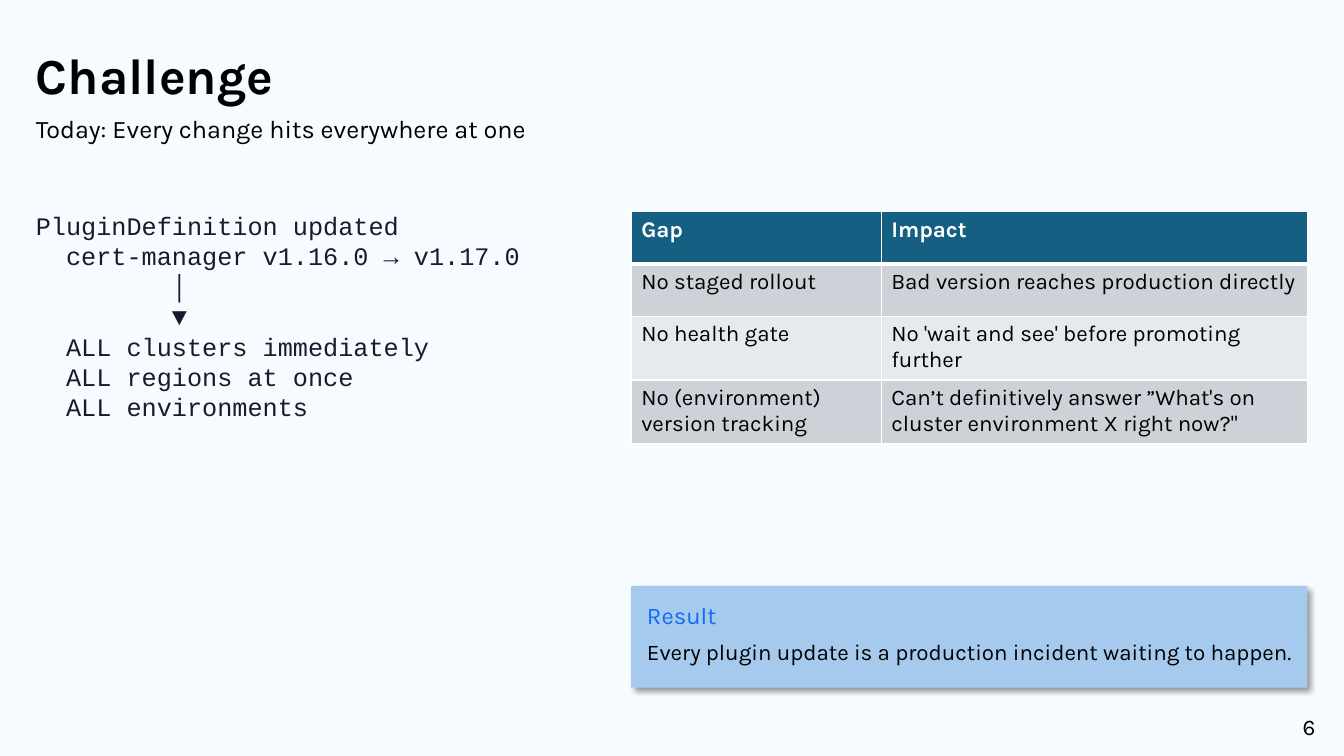
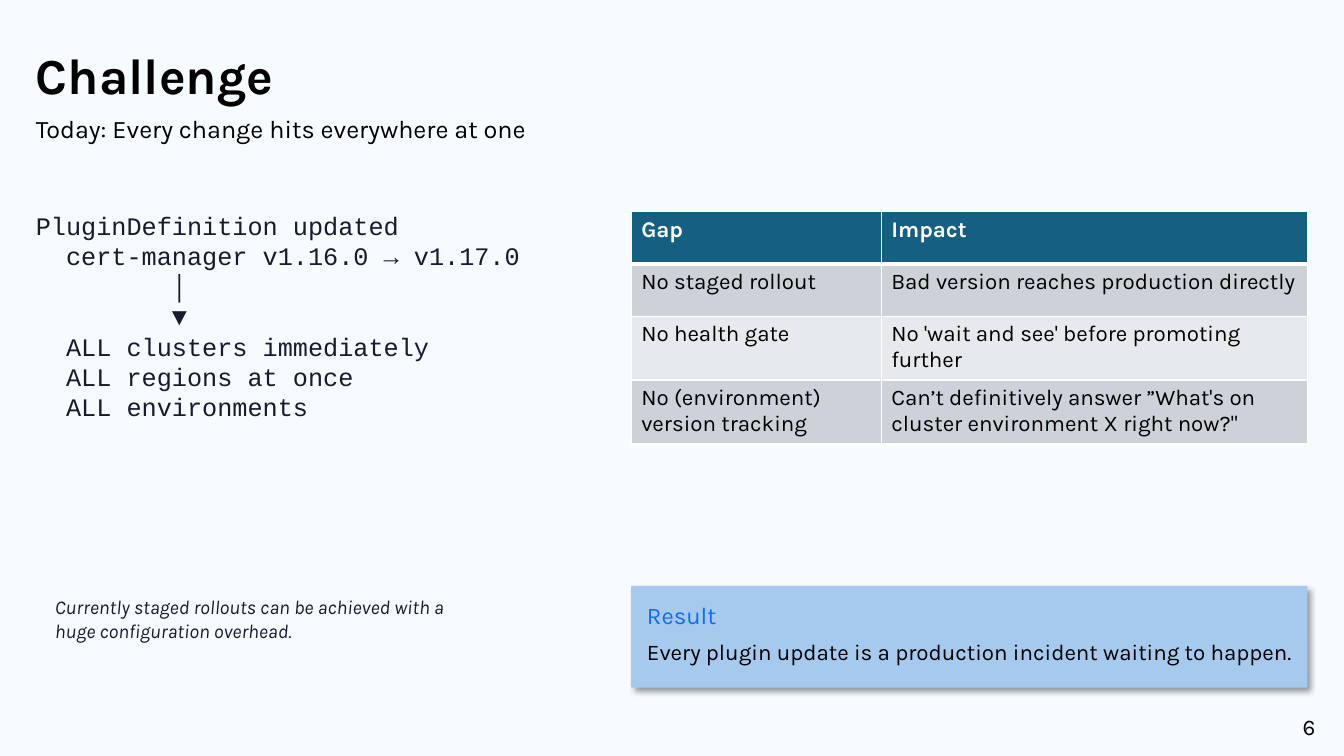
Before and after one commit to cloudoperators/greenhouse-promotions, a slide deck: slide 6 of presentation/presentation-v1.pptx. Drawn at 1344x756 pixels with LibreOffice and Linux fonts; fonts in the diff are those of the drawing; background and template pictures are left out. Boxes give left, top, right and bottom in pixels: in the first picture for what was removed or moved away, otherwise in the second. Text is boxed around its words. In the diff, an @@ line names an element or a change of style, - is before the commit and + after.

Commit message:
chore(presentation): update presentation-v1.pptx

```diff
--- a/presentation/presentation-v1.pptx
+++ b/presentation/presentation-v1.pptx
@@ text added at (55,600,444,643), 14 pt, text #1A1A2E, italic @@
+Currently staged rollouts can be achieved with a huge configuration overhead.
```
